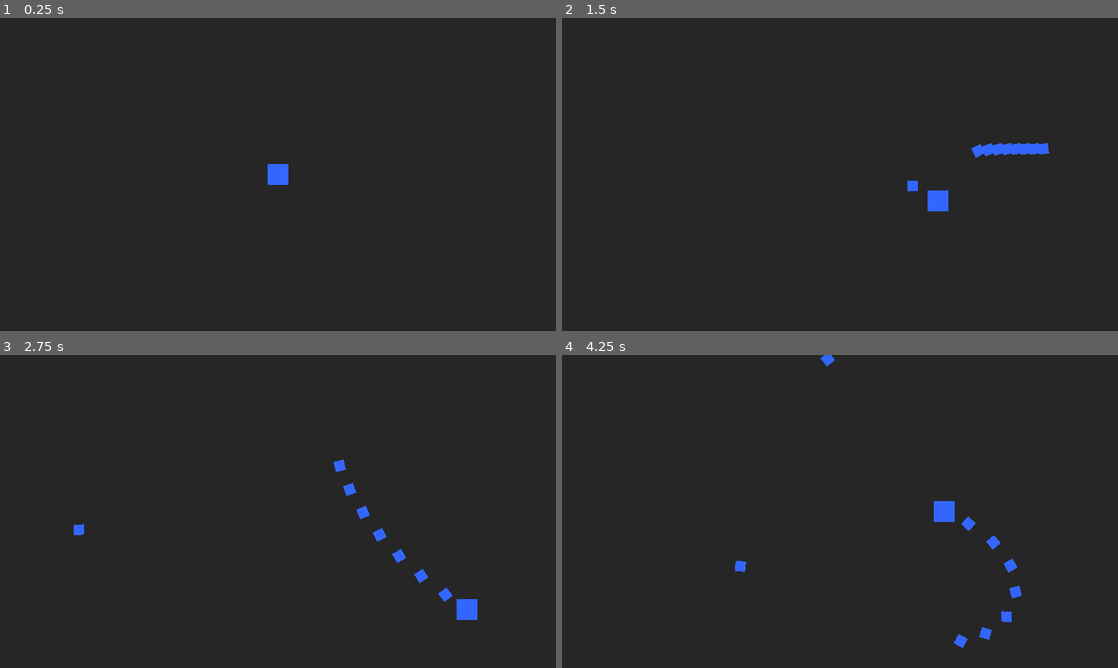
Above: before the commit, frames 1-4 (two rows, left to right).
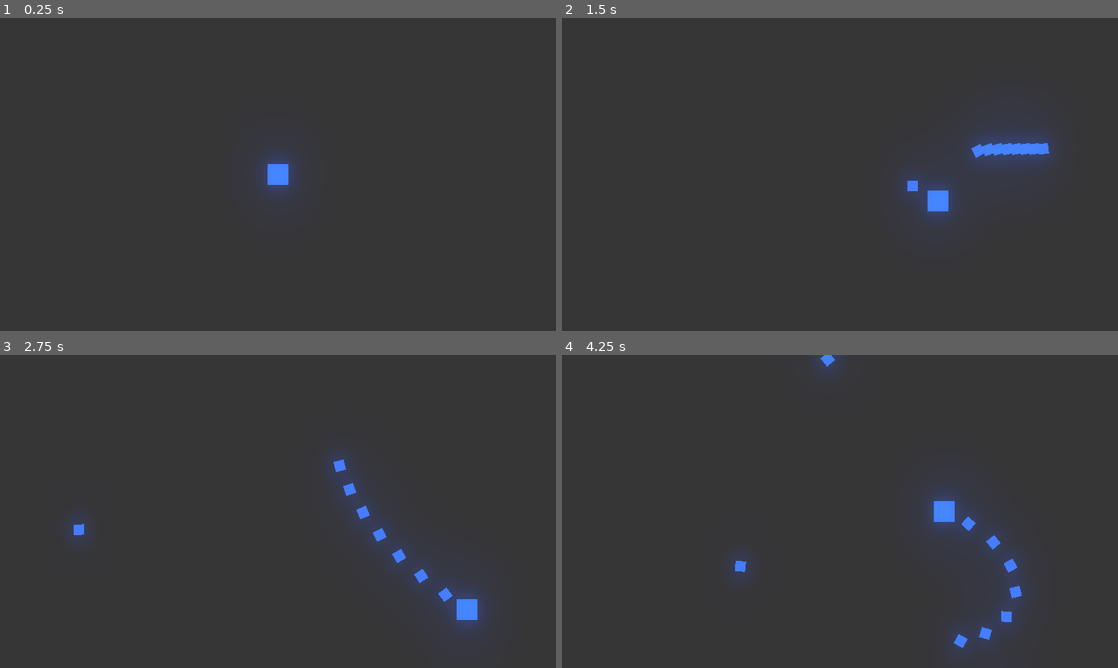
Above: after the commit, the same moments.

Repository: dzdn/PlugWorld_WaveShooter
Game: Godot game, scene res://Arena.tscn
The game is run twice, just before and just after one commit, with the same random seed, the same clock (stepped at 60 frames per second) and the same inputs.
Inputs (mouse positions are in pixels of both pictures, inside the frame that each line leads up to):
- Up to frame 1 (0.25 s): no input
- Up to frame 2 (1.5 s): tap Enter at 0.5 s; move the mouse to (962, 158) at 0.52 s; press the mouse at (962, 158) at 0.53 s; hold D (move_right) 0.53-1.28 s; move the mouse to (728, 190) at 1.27 s; release the mouse at (728, 190) at 1.28 s; hold S (move_down) from 1.28 s (still down); click (728, 190) at 1.35 s
- Up to frame 3 (2.75 s): move the mouse to (333, 442) at 2.02 s; release S (move_down) at 2.03 s; press the mouse at (333, 442) at 2.03 s; hold D (move_right) from 2.03 s (still down)
- Up to frame 4 (4.25 s): move the mouse to (812, 574) at 2.77 s; release D (move_right) at 2.78 s; release the mouse at (812, 574) at 2.78 s; hold W (move_up) 2.78-3.53 s; click (812, 574) at 2.85 s; move the mouse to (1006, 558) at 3.52 s; press the mouse at (1006, 558) at 3.53 s; hold A (move_left) from 3.53 s (still down)

The runs differ from the first frame. In frame 1, 2.4% of the frame differs, in the area x 44-56%, y 37-63%; in frame 2, 8.8%; in frame 3, 8.5%; in frame 4, 9.6%, in the area x 29-86%, y 0-100%.

Commit message:
Add "bloom" lighting effect

Diff:
--- a/Arena.tscn
+++ b/Arena.tscn
@@ -1,10 +1,20 @@
-[gd_scene load_steps=3 format=2]
+[gd_scene load_steps=4 format=2]
 
 [ext_resource path="res://Arena.gd" type="Script" id=1]
 [ext_resource path="res://Player.tscn" type="PackedScene" id=2]
+
+[sub_resource type="Environment" id=1]
+background_mode = 4
+glow_enabled = true
+glow_bloom = 0.15
+glow_blend_mode = 0
+glow_bicubic_upscale = true
 
 [node name="Arena" type="Node2D"]
 script = ExtResource( 1 )
 
 [node name="Player" parent="." instance=ExtResource( 2 )]
 position = Vector2( 320, 180 )
+
+[node name="WorldEnvironment" type="WorldEnvironment" parent="."]
+environment = SubResource( 1 )
